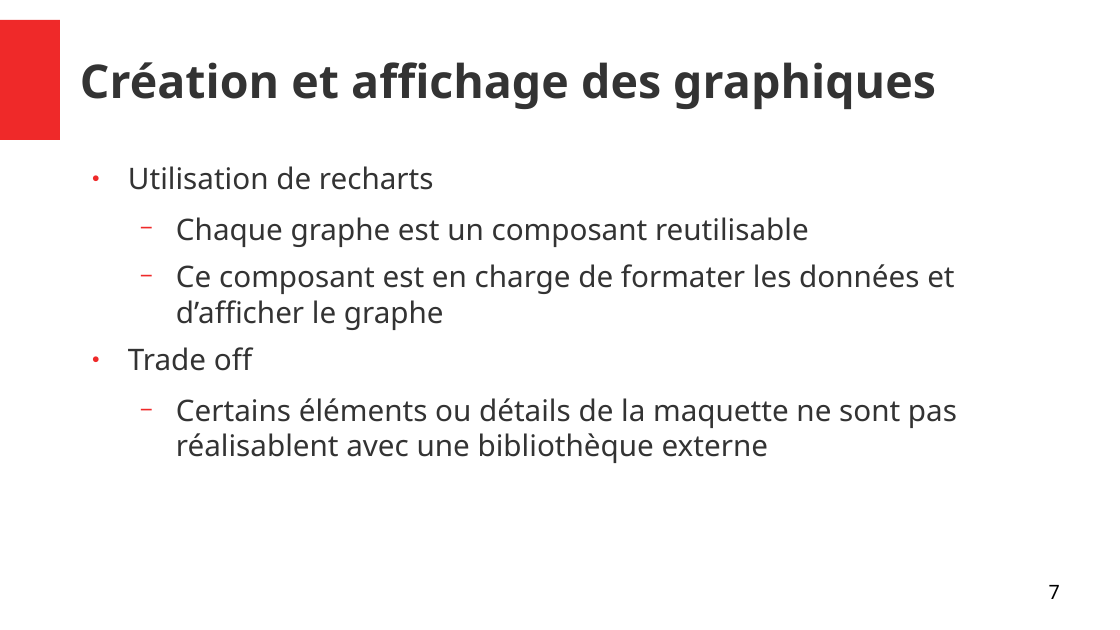
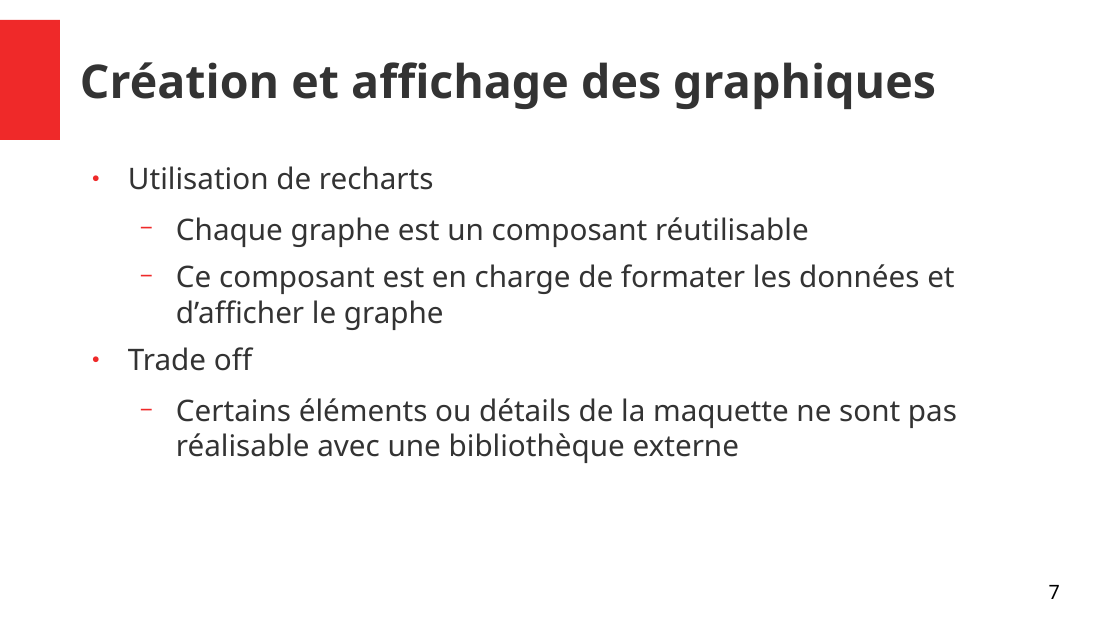
Before and after one commit to joskapotin/joskapotin_12_04032022, a slide deck: slide 7 of OC/SOUTENANCE/presentationProjet12.odp. Drawn at 1120x630 pixels with LibreOffice and Linux fonts; fonts in the diff are those of the drawing. Boxes give left, top, right and bottom in pixels: in the first picture for what was removed or moved away, otherwise in the second. Text is boxed around its words. In the diff, an @@ line names an element or a change of style, - is before the commit and + after.

```diff
--- a/OC/SOUTENANCE/presentationProjet12.odp
+++ b/OC/SOUTENANCE/presentationProjet12.odp
@@ text at (176,217,809,247): text changed @@
-  − Chaque graphe est un composant reutilisable
+  − Chaque graphe est un composant réutilisable
@@ text at (176,398,957,463): text changed @@
-  − Certains éléments ou détails de la maquette ne sont pas réalisablent avec une bibliothèque externe
+  − Certains éléments ou détails de la maquette ne sont pas réalisable avec une bibliothèque externe
```
Also in this commit, not shown: 3 other slides changed, 1 slide added, 3 other files.
